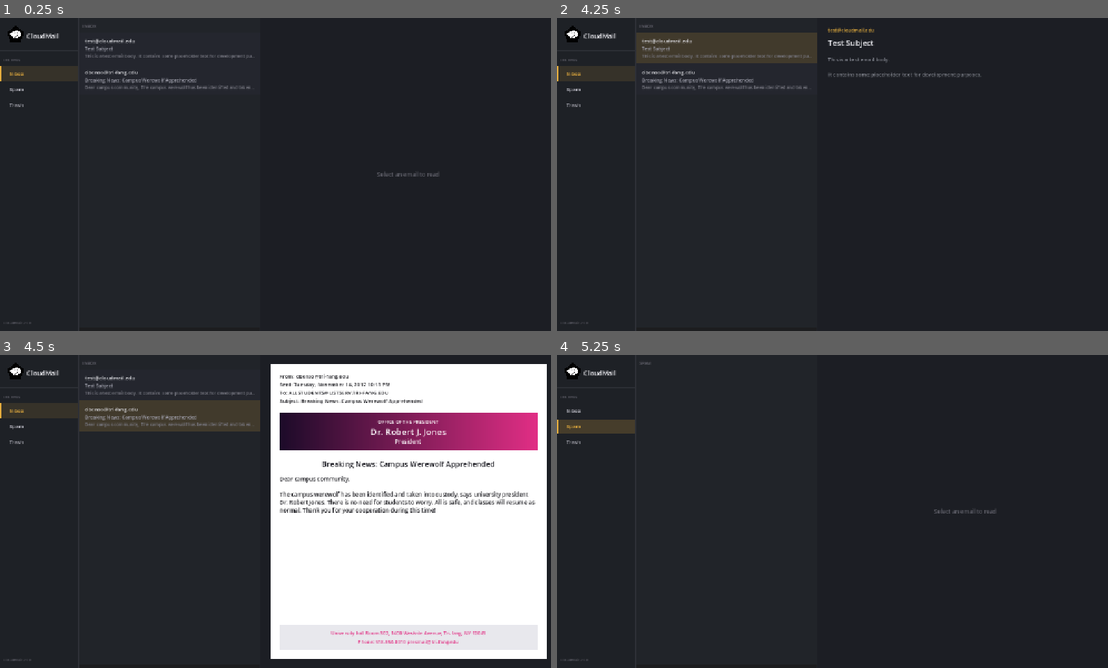
Above: before the commit, frames 1-4 (two rows, left to right).
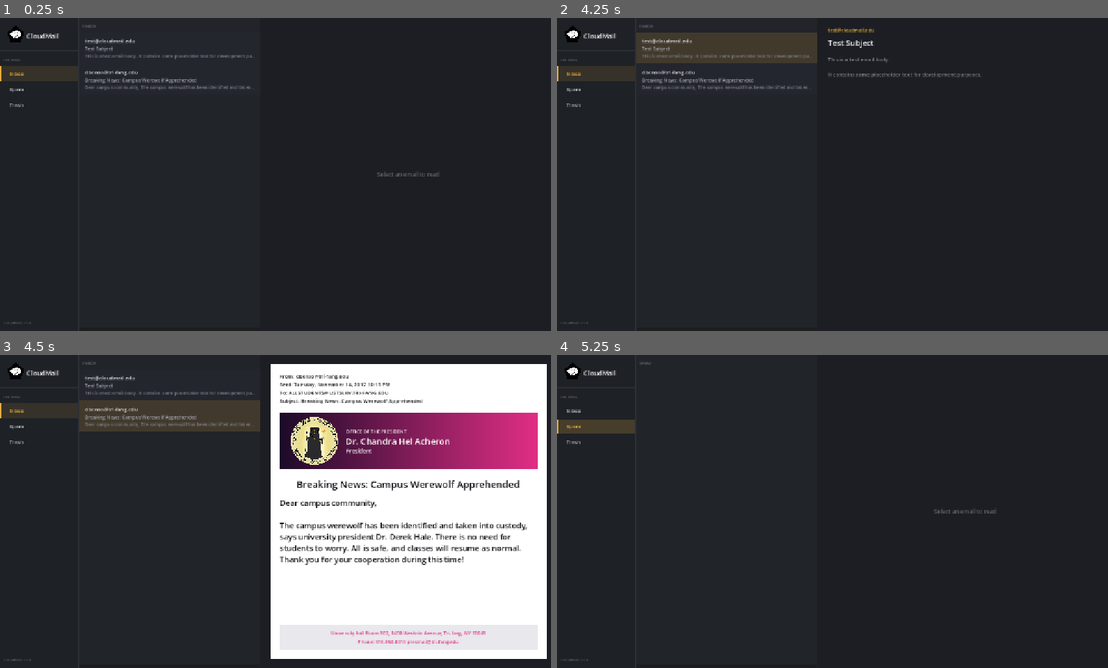
Above: after the commit, the same moments.

Repository: nickcyran/werewolf-on-campus
Game: Godot game, scene res://features/sites/email/EmailClient.tscn
The game is run twice, just before and just after one commit, with the same random seed, the same clock (stepped at 60 frames per second) and the same inputs. This scene is started directly instead of the project's main scene. Sound files missing from this copy of the repository are replaced by a short silence.
Inputs (mouse positions are in pixels of both pictures, inside the frame that each line leads up to):
- Up to frame 1 (0.25 s): no input
- Up to frame 2 (4.25 s): click "Inbox" at 0.5 s; click "Spam" at 1.25 s; click "Trash" at 2 s; click "Inbox" at 2.75 s; click (727, 49) at 3.5 s
- Up to frame 3 (4.5 s): click (170, 417) at 4.27 s
- Up to frame 4 (5.25 s): click "Spam" at 5 s

Frames 1-2 are identical in both runs. In frame 3, 8.1% of the frame differs, in the area x 50-98%, y 19-68%; in frame 4, nothing differs.

Commit message:
updated presidents email

Diff:
--- a/features/sites/email/email_client.gd
+++ b/features/sites/email/email_client.gd
@@ -41,7 +41,7 @@
 		2,
 		"dbenso@tri-fang.edu",
 		"Breaking News: Campus Werewolf Apprehended",
-		"Dear campus community,\n\nThe campus werewolf has been identified and taken into custody, says university president Dr. Robert Jones. There is no need for students to worry. All is safe, and classes will resume as normal. Thank you for your cooperation during this time!",
+		"Dear campus community,\n\nThe campus werewolf has been identified and taken into custody, says university president Dr. Derek Hale. There is no need for students to worry. All is safe, and classes will resume as normal. Thank you for your cooperation during this time!",
 		"inbox",
 	)
 	president.sent_line = _sent_line_six_years_ago()
--- a/features/sites/email/letters/president_announcement_email.gd
+++ b/features/sites/email/letters/president_announcement_email.gd
@@ -13,7 +13,7 @@
 	%Headline.text = "[center][b]%s[/b][/center]" % data.subject
 	%BodyText.text = data.body
 	%BannerRich.text = (
-		"[center][font_size=11]OFFICE OF THE PRESIDENT[/font_size]\n"
-		+ "[font_size=20][b]Dr. Robert J. Jones[/b][/font_size]\n"
-		+ "[font_size=13][i]President[/i][/font_size][/center]"
+		"[font_size=11]OFFICE OF THE PRESIDENT[/font_size]\n"
+		+ "[font_size=20][b]Dr. Chandra Hel Acheron[/b][/font_size]\n"
+		+ "[font_size=13][i]President[/i][/font_size]"
 	)
--- a/features/sites/email/letters/president_announcement_email.tscn
+++ b/features/sites/email/letters/president_announcement_email.tscn
@@ -1,52 +1,52 @@
-[gd_scene load_steps=3 format=3 uid="uid://d4presannouncemail"]
+[gd_scene format=3 uid="uid://dyjs5bkwfgx6b"]
 
-[ext_resource type="Script" path="res://features/sites/email/letters/president_announcement_email.gd" id="1_script"]
-[ext_resource type="GradientTexture2D" uid="uid://c7presbannergrad" path="res://features/sites/email/letters/president_banner_gradient.tres" id="2_grad"]
+[ext_resource type="Script" uid="uid://b3e2rg215lnvt" path="res://features/sites/email/letters/president_announcement_email.gd" id="1_script"]
+[ext_resource type="Texture2D" uid="uid://bfjjan5nnrmt0" path="res://features/sites/email/letters/president_banner_gradient.tres" id="2_grad"]
+[ext_resource type="Texture2D" uid="uid://bh2slt1wk4g4s" path="res://assets/logos/Trifang-crest.png" id="3_crest"]
 
-[node name="PresidentAnnouncementEmail" type="PanelContainer"]
-layout_mode = 2
+[node name="PresidentAnnouncementEmail" type="PanelContainer" unique_id=193216661]
 size_flags_horizontal = 3
 size_flags_vertical = 3
 mouse_filter = 2
 theme_type_variation = &"EmailReadingPaper"
 script = ExtResource("1_script")
 
-[node name="VBox" type="VBoxContainer" parent="."]
+[node name="VBox" type="VBoxContainer" parent="." unique_id=1461500666]
 layout_mode = 2
 theme_type_variation = &"EmailAnnounceStack"
 
-[node name="Meta" type="VBoxContainer" parent="VBox"]
+[node name="Meta" type="VBoxContainer" parent="VBox" unique_id=1590840184]
 layout_mode = 2
 theme_type_variation = &"EmailAnnounceMetaVBox"
 
-[node name="FromLine" type="Label" parent="VBox/Meta"]
+[node name="FromLine" type="Label" parent="VBox/Meta" unique_id=703679858]
 unique_name_in_owner = true
 layout_mode = 2
 theme_type_variation = &"EmailAnnounceMeta"
 
-[node name="SentLine" type="Label" parent="VBox/Meta"]
+[node name="SentLine" type="Label" parent="VBox/Meta" unique_id=47046517]
 unique_name_in_owner = true
 layout_mode = 2
 theme_type_variation = &"EmailAnnounceMeta"
 
-[node name="ToLine" type="Label" parent="VBox/Meta"]
+[node name="ToLine" type="Label" parent="VBox/Meta" unique_id=1305452307]
 unique_name_in_owner = true
 layout_mode = 2
 theme_type_variation = &"EmailAnnounceMeta"
 
-[node name="SubjectLine" type="Label" parent="VBox/Meta"]
+[node name="SubjectLine" type="Label" parent="VBox/Meta" unique_id=999623450]
 unique_name_in_owner = true
 layout_mode = 2
 theme_type_variation = &"EmailAnnounceMeta"
 autowrap_mode = 3
 
-[node name="BannerSlot" type="Control" parent="VBox"]
-custom_minimum_size = Vector2(0, 96)
+[node name="BannerSlot" type="Control" parent="VBox" unique_id=2071794525]
+clip_contents = true
+custom_minimum_size = Vector2(0, 140)
 layout_mode = 2
 size_flags_horizontal = 3
-clip_contents = true
 
-[node name="Gradient" type="TextureRect" parent="VBox/BannerSlot"]
+[node name="Gradient" type="TextureRect" parent="VBox/BannerSlot" unique_id=1192469129]
 layout_mode = 1
 anchors_preset = 15
 anchor_right = 1.0
@@ -58,64 +58,76 @@
 expand_mode = 1
 stretch_mode = 5
 
-[node name="BannerOverlay" type="MarginContainer" parent="VBox/BannerSlot"]
+[node name="BannerOverlay" type="MarginContainer" parent="VBox/BannerSlot" unique_id=108527625]
 layout_mode = 1
 anchors_preset = 15
 anchor_right = 1.0
 anchor_bottom = 1.0
 grow_horizontal = 2
 grow_vertical = 2
+theme_override_constants/margin_left = 24
 mouse_filter = 2
 
-[node name="Center" type="CenterContainer" parent="VBox/BannerSlot/BannerOverlay"]
+[node name="Row" type="HBoxContainer" parent="VBox/BannerSlot/BannerOverlay" unique_id=1918684593]
 layout_mode = 2
+theme_override_constants/separation = 16
+alignment = 0
 
-[node name="BannerRich" type="RichTextLabel" parent="VBox/BannerSlot/BannerOverlay/Center"]
+[node name="Logo" type="TextureRect" parent="VBox/BannerSlot/BannerOverlay/Row" unique_id=573345816]
+custom_minimum_size = Vector2(112, 112)
+layout_mode = 2
+size_flags_vertical = 4
+texture = ExtResource("3_crest")
+expand_mode = 3
+stretch_mode = 5
+
+[node name="BannerRich" type="RichTextLabel" parent="VBox/BannerSlot/BannerOverlay/Row" unique_id=525366262]
 unique_name_in_owner = true
 custom_minimum_size = Vector2(280, 0)
 layout_mode = 2
+size_flags_vertical = 4
 mouse_filter = 2
 theme_type_variation = &"EmailBannerRich"
 bbcode_enabled = true
 fit_content = true
 scroll_active = false
-horizontal_alignment = 1
 
-[node name="Headline" type="RichTextLabel" parent="VBox"]
+[node name="Headline" type="RichTextLabel" parent="VBox" unique_id=557190966]
 unique_name_in_owner = true
 layout_mode = 2
 theme_type_variation = &"EmailAnnounceHeadline"
+theme_override_font_sizes/normal_font_size = 22
+theme_override_font_sizes/bold_font_size = 22
 bbcode_enabled = true
 fit_content = true
 scroll_active = false
-autowrap_mode = 3
 
-[node name="BodyText" type="RichTextLabel" parent="VBox"]
+[node name="BodyText" type="RichTextLabel" parent="VBox" unique_id=1820935365]
 unique_name_in_owner = true
 layout_mode = 2
 size_flags_vertical = 3
 theme_type_variation = &"EmailAnnounceBody"
+theme_override_font_sizes/normal_font_size = 18
 fit_content = true
 scroll_active = false
-autowrap_mode = 3
 
-[node name="Footer" type="PanelContainer" parent="VBox"]
+[node name="Footer" type="PanelContainer" parent="VBox" unique_id=309043574]
 layout_mode = 2
 size_flags_horizontal = 3
 theme_type_variation = &"EmailAnnounceFooterPanel"
 
-[node name="FooterVBox" type="VBoxContainer" parent="VBox/Footer"]
+[node name="FooterVBox" type="VBoxContainer" parent="VBox/Footer" unique_id=1841424757]
 layout_mode = 2
 theme_type_variation = &"EmailAnnounceFooterVBox"
 
-[node name="FooterLine1" type="Label" parent="VBox/Footer/FooterVBox"]
+[node name="FooterLine1" type="Label" parent="VBox/Footer/FooterVBox" unique_id=2128436688]
 layout_mode = 2
 theme_type_variation = &"EmailAnnounceFooterText"
 text = "University hall Room 302, 1400 Westvile Avenue, Tri-fang, NY 12043"
 horizontal_alignment = 1
 autowrap_mode = 3
 
-[node name="FooterLine2" type="Label" parent="VBox/Footer/FooterVBox"]
+[node name="FooterLine2" type="Label" parent="VBox/Footer/FooterVBox" unique_id=1557988259]
 layout_mode = 2
 theme_type_variation = &"EmailAnnounceFooterText"
 text = "Phone: 518-956-8010 presmail@tri-fang.edu"
--- a/features/sites/email/letters/president_banner_gradient.tres
+++ b/features/sites/email/letters/president_banner_gradient.tres
@@ -6,6 +6,6 @@
 [resource]
 gradient = SubResource("Gradient_banner")
 width = 640
-height = 96
+height = 140
 fill_from = Vector2(0, 0.5)
 fill_to = Vector2(1, 0.5)
